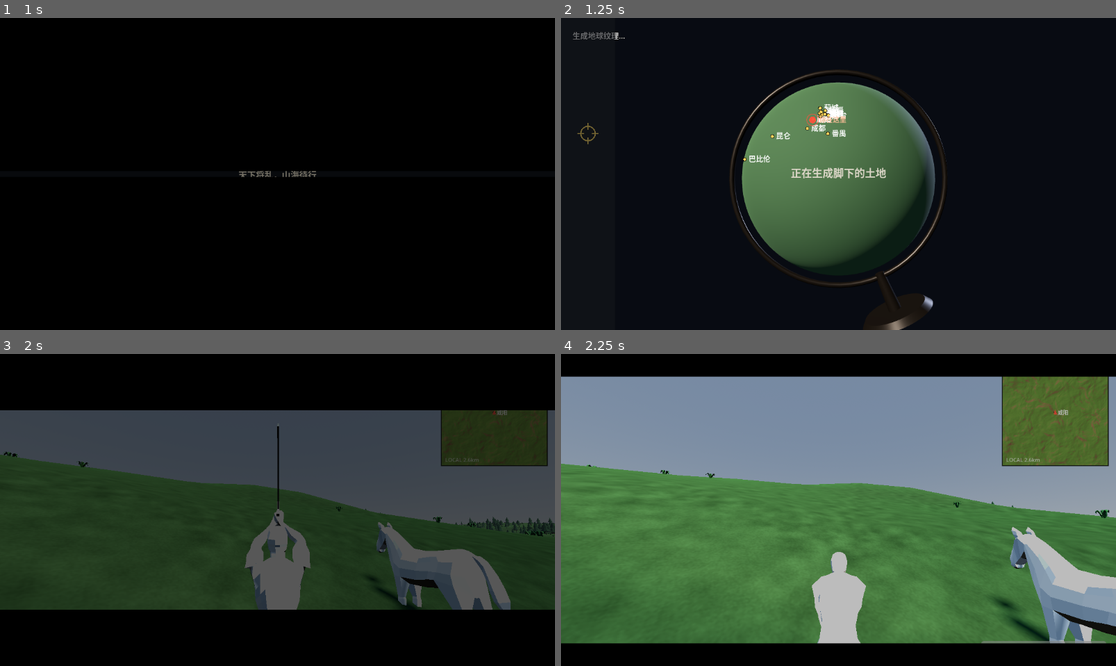
Above: before the commit, frames 1-4 (two rows, left to right).
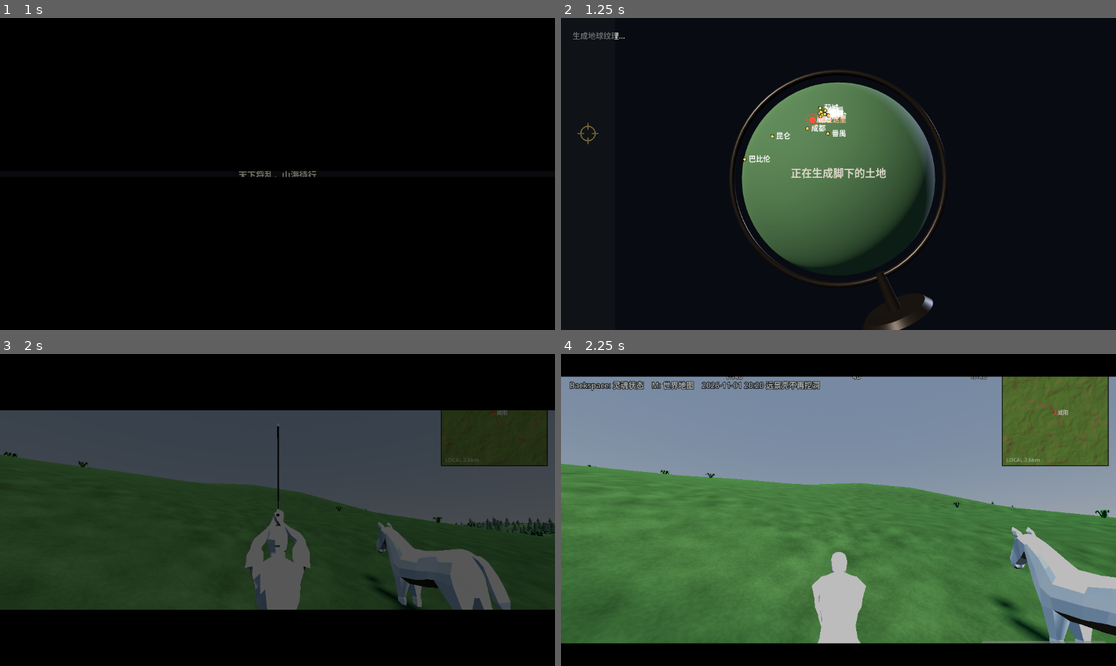
Above: after the commit, the same moments.

Repository: Richesfire/map
Game: Godot game, scene res://scenes/main_menu.tscn
Same seed, same stepped clock (60 frames per second), same inputs: the game is played once before the commit and once after it.
Inputs (mouse positions are in pixels of both pictures, inside the frame that each line leads up to):
- Up to frame 1 (1 s): click "开 始 游 戏" at 0.5 s
- Up to frame 2 (1.25 s): no input
- Up to frame 3 (2 s): tap Enter at 1.25 s; move the mouse to (305, 510) at 1.27 s; hold W (move_forward) from 1.28 s (still down); hold F (interact) from 1.28 s (still down); click (305, 510) at 1.42 s; tap Space (jump) at 1.52 s
- Up to frame 4 (2.25 s): keep holding W (move_forward); move the mouse to (810, 510) at 2.02 s; release F (interact) at 2.03 s; tap Enter at 2.1 s; click (810, 510) at 2.17 s

Frames 1-3 are identical in both runs. In frame 4, 1.0% of the frame differs, in the area x 1-77%, y 7-12%.

Commit message:
加顶部方向标（上古卷轴式）：刻度 + 方位 + 周边地标距离

Diff:
--- /dev/null
+++ b/godot/scripts/ui/compass.gd
@@ -0,0 +1,130 @@
+class_name Compass
+extends Control
+
+## ==============================================================
+## 顶部方向标（上古卷轴那种）
+##
+## 一条横向刻度带，只显示相机**正前方 ±SPAN/2** 的范围：
+##   每 15° 一个短刻度，每 45° 一个长刻度 + 方位字母
+##   附近的地标（咸阳、邯郸…）会作为标记出现在带子上
+##
+## 朝向取相机的水平朝向；世界约定 x=东、z=南，所以正北是 -z。
+## ==============================================================
+
+const SPAN_DEG := 110.0        # 显示跨度
+const STRIP_W := 620.0
+const STRIP_H := 34.0
+
+var player: Node3D
+var camera: Camera3D
+var map: MapWorld
+var annotations: Array = []
+
+var _names := {
+	0.0: "北", 45.0: "东北", 90.0: "东", 135.0: "东南",
+	180.0: "南", 225.0: "西南", 270.0: "西", 315.0: "西北",
+}
+
+
+func setup(p: Node3D, cam: Camera3D, m: MapWorld, ann: Array) -> void:
+	player = p
+	camera = cam
+	map = m
+	annotations = ann
+	mouse_filter = Control.MOUSE_FILTER_IGNORE
+	size = Vector2(STRIP_W, STRIP_H + 16.0)
+
+
+func _process(_delta: float) -> void:
+	queue_redraw()
+
+
+## 相机当前朝向（0=北, 90=东），单位度，0~360
+func _facing() -> float:
+	if camera == null:
+		return 0.0
+	var f: Vector3 = -camera.global_transform.basis.z
+	return fposmod(rad_to_deg(atan2(f.x, -f.z)), 360.0)
+
+
+## 从玩家指向某个世界坐标的方位角
+func _bearing_to(world_pos: Vector3) -> float:
+	if player == null:
+		return 0.0
+	var d: Vector3 = world_pos - player.global_position
+	if d.length() < 1.0:
+		return 0.0
+	return fposmod(rad_to_deg(atan2(d.x, -d.z)), 360.0)
+
+
+func _delta(a: float, b: float) -> float:
+	var d := fposmod(a - b + 180.0, 360.0) - 180.0
+	return d
+
+
+func _draw() -> void:
+	var facing := _facing()
+	var cx := size.x * 0.5
+	var cy := 22.0
+	var half := SPAN_DEG * 0.5
+
+	# ---- 底条（边缘柔化）
+	for i in 32:
+		var t := float(i) / 31.0
+		var a := 0.42 * (1.0 - pow(absf(t * 2.0 - 1.0), 2.0))
+		draw_rect(Rect2(t * size.x, 6.0, size.x / 31.0 + 1.0, STRIP_H - 10.0),
+				Color(0.04, 0.05, 0.06, a))
+
+	var font := ThemeDB.fallback_font
+
+	# ---- 刻度
+	for deg in range(0, 360, 15):
+		var d := _delta(float(deg), facing)
+		if absf(d) > half:
+			continue
+		var x := cx + (d / half) * (size.x * 0.5)
+		var fade := 0.55 + 0.45 * (1.0 - pow(absf(d) / half, 3.0))
+		var major: bool = int(deg) % 45 == 0
+		var h := 9.0 if major else 5.0
+		draw_line(Vector2(x, cy - h), Vector2(x, cy + h * 0.4),
+				Color(0.92, 0.88, 0.74, 0.9 * fade), 1.5 if major else 1.0)
+		if major and font != null:
+			var label: String = _names.get(float(deg), "")
+			var w := font.get_string_size(label, HORIZONTAL_ALIGNMENT_LEFT, -1, 17).x
+			draw_string_outline(font, Vector2(x - w * 0.5, cy + 20.0), label,
+					HORIZONTAL_ALIGNMENT_LEFT, -1, 17, 4,
+					Color(0, 0, 0, 0.8 * fade))
+			draw_string(font, Vector2(x - w * 0.5, cy + 20.0), label,
+					HORIZONTAL_ALIGNMENT_LEFT, -1, 17,
+					Color(1.0, 0.96, 0.82, fade))
+
+	# ---- 地标
+	if map != null and player != null:
+		for e in annotations:
+			var a := e as MapAnnotation
+			if a == null:
+				continue
+			var pos := map.render_position(a.dir)
+			var dist := player.global_position.distance_to(pos)
+			if dist < 100.0 or dist > 200000.0:
+				continue
+			var d := _delta(_bearing_to(pos), facing)
+			if absf(d) > half:
+				continue
+			var x := cx + (d / half) * (size.x * 0.5)
+			var fade := 0.55 + 0.45 * (1.0 - pow(absf(d) / half, 3.0))
+			var km := dist / 1000.0
+			var py := cy - 16.0
+			draw_circle(Vector2(x, py), 3.0, Color(1.0, 0.84, 0.36, fade))
+			if font != null:
+				var txt := "%s %.0fkm" % [a.label, km] if km >= 1.0 else a.label
+				var w := font.get_string_size(txt, HORIZONTAL_ALIGNMENT_LEFT, -1, 12).x
+				draw_string(font, Vector2(x - w * 0.5, py - 6.0), txt,
+						HORIZONTAL_ALIGNMENT_LEFT, -1, 12,
+						Color(1.0, 0.9, 0.6, fade))
+
+	# ---- 中央指示
+	draw_colored_polygon(PackedVector2Array([
+		Vector2(cx - 6.0, 4.0), Vector2(cx + 6.0, 4.0), Vector2(cx, 12.0),
+	]), Color(1.0, 0.95, 0.8, 0.95))
+	draw_line(Vector2(cx, 12.0), Vector2(cx, cy + 3.0), Color(1, 0.95, 0.8, 0.5), 1.0)
--- a/godot/scripts/world/world_root.gd
+++ b/godot/scripts/world/world_root.gd
@@ -43,6 +43,7 @@
 var _traveling := false
 var _last_tiles_ready := -1
 var _minimap: MapMinimap
+var _compass: Compass
 var _hint: Label
 
 
@@ -288,12 +289,25 @@
 	layer.name = "HintLayer"
 	layer.layer = 3
 	_hint = Label.new()
-	_hint.position = Vector2(18, 12)
+	_hint.position = Vector2(18, 52)
 	_hint.add_theme_color_override("font_color", Color(1, 1, 1, 0.9))
 	_hint.add_theme_color_override("font_outline_color", Color(0, 0, 0, 0.85))
 	_hint.add_theme_constant_override("outline_size", 5)
 	_hint.text = "Backspace: 灵魂状态    M: 世界地图    " + BUILD_TAG
 	layer.add_child(_hint)
+
+	# ---- 顶部方向标
+	_compass = Compass.new()
+	_compass.name = "Compass"
+	_compass.setup(player, _player_cam, map, map.annotations)
+	_compass.anchor_left = 0.5
+	_compass.anchor_right = 0.5
+	_compass.offset_left = -310.0
+	_compass.offset_right = 310.0
+	_compass.offset_top = 8.0
+	_compass.offset_bottom = 66.0
+	layer.add_child(_compass)
+
 	add_child(layer)
 
 
Not shown, added: godot/_截图/60_英文命名.png.import
Binary file added: godot/_截图/61_方向标.png
Not shown, added: godot/_截图/61_方向标.png.import
Binary file added: godot/_截图/62_方向标2.png
Not shown, added: godot/_截图/62_方向标2.png.import
Binary file added: godot/_截图/63_方向标3.png
Not shown, added: godot/scripts/ui/compass.gd.uid
